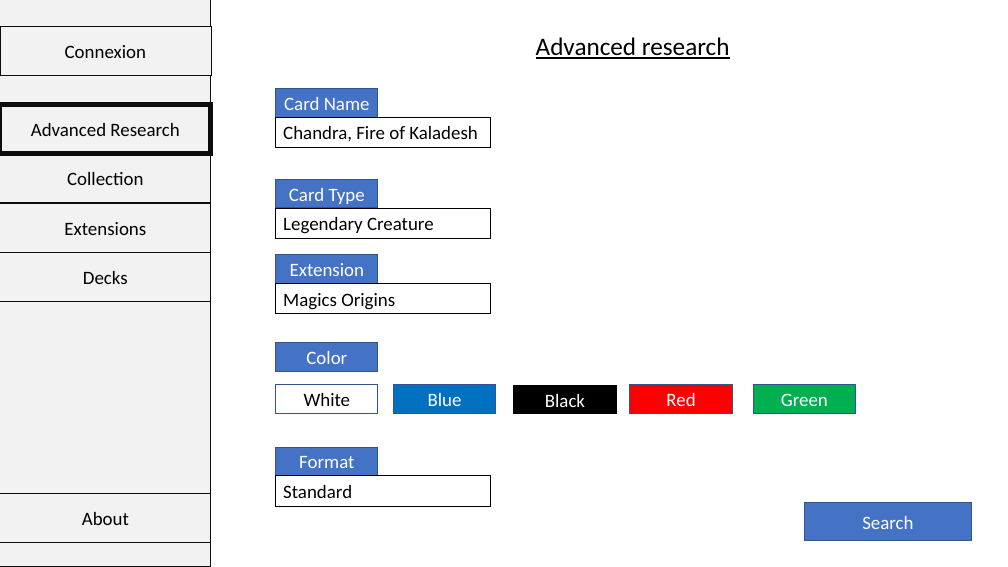
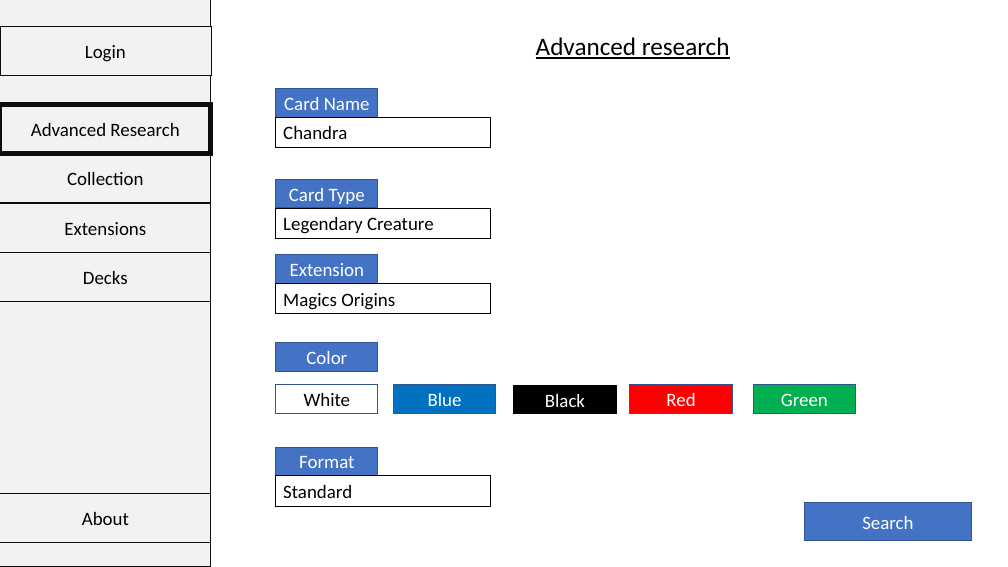
Before and after one commit to guillaumemouchet/Gathering-The-Magic, a slide deck: slide 3 of doc/maquettes/Maquette_Gathering_The_Magic.pptx (slide 2 before the commit). Drawn at 1008x567 pixels with LibreOffice and Linux fonts; fonts in the diff are those of the drawing. Boxes give left, top, right and bottom in pixels: in the first picture for what was removed or moved away, otherwise in the second. Text is boxed around its words. In the diff, an @@ line names an element or a change of style, - is before the commit and + after.

```diff
--- a/doc/maquettes/Maquette_Gathering_The_Magic.pptx
+++ b/doc/maquettes/Maquette_Gathering_The_Magic.pptx
@@ text in rectangle at box(85, 45, 126, 62): text changed @@
-Connexion
+Login
@@ text in rectangle at box(283, 126, 347, 139): text changed @@
-Chandra, Fire of Kaladesh
+Chandra
```
Also in this commit, not shown: 7 other slides changed, 3 slides added, 2 other files.
